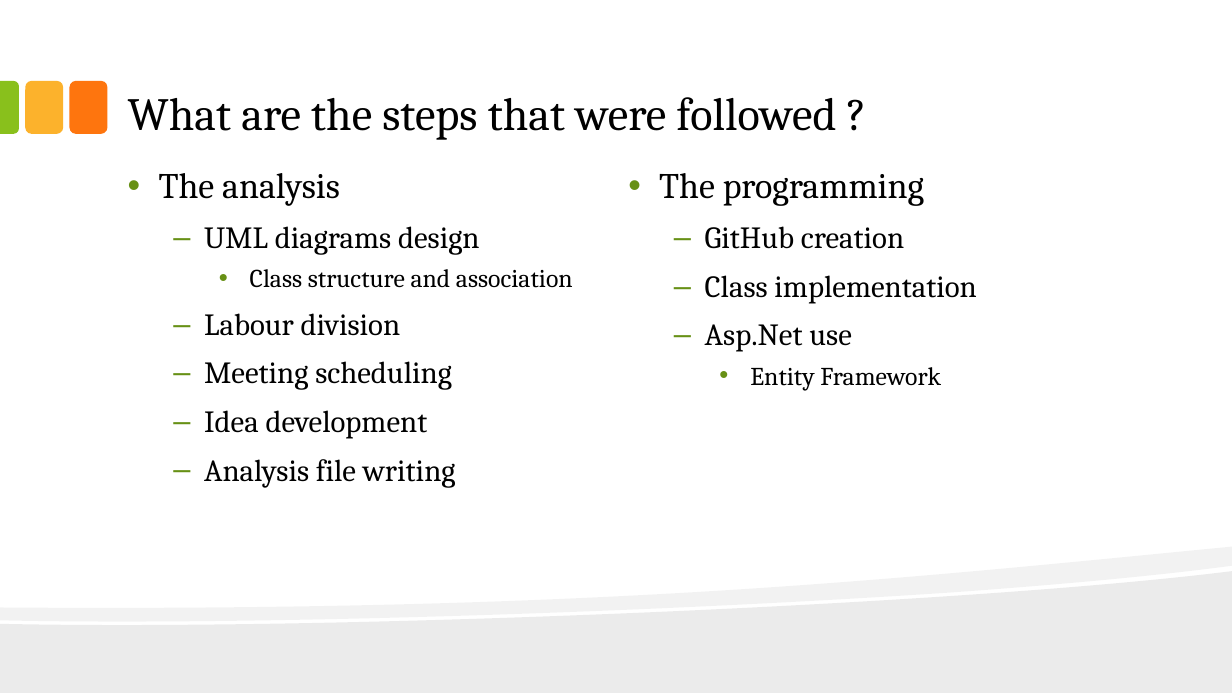
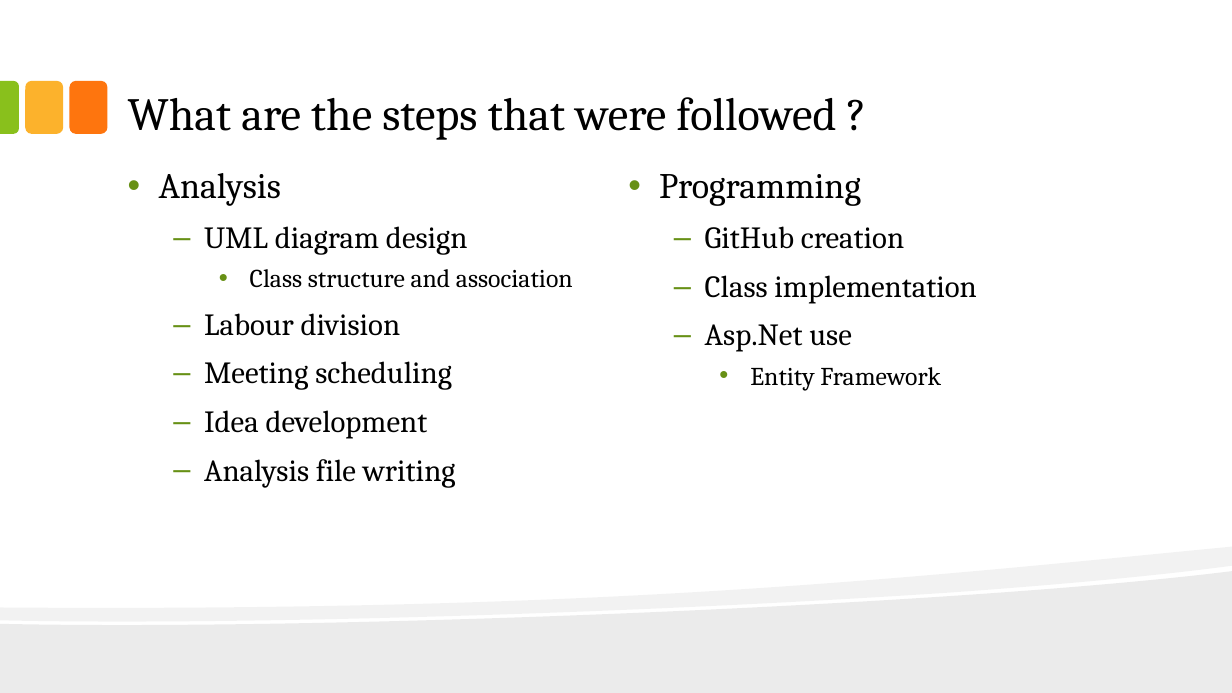
Before and after one commit to thelittlewozniak/iKitchen, a slide deck: slide 4 of Fichiers analyse/IKitchen.pptx. Drawn at 1232x693 pixels with LibreOffice and Linux fonts; fonts in the diff are those of the drawing. Boxes give left, top, right and bottom in pixels: in the first picture for what was removed or moved away, otherwise in the second. Text is boxed around its words. In the diff, an @@ line names an element or a change of style, - is before the commit and + after.

```diff
--- a/Fichiers analyse/IKitchen.pptx
+++ b/Fichiers analyse/IKitchen.pptx
@@ text at (159, 173, 468, 255): text changed @@
-• The analysis
-  – UML diagrams design
+• Analysis
+  – UML diagram design
@@ text at (659, 174, 861, 206): text changed @@
-• The programming
+• Programming
```
Also in this commit, not shown: 15 other slides changed, 2 other files.
